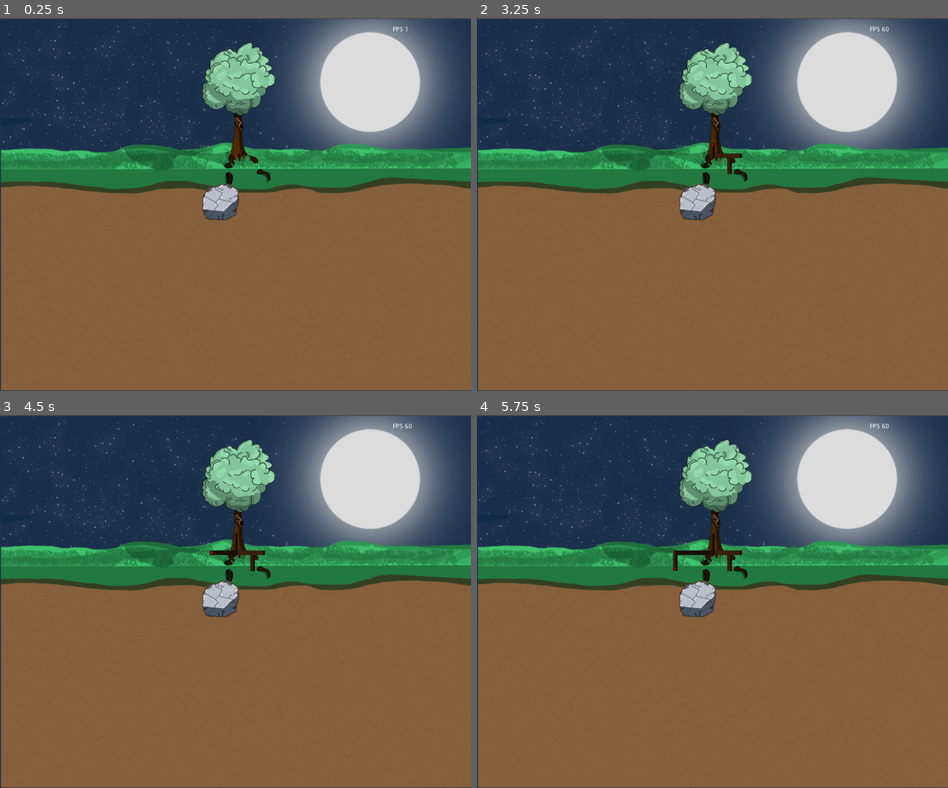
Above: before the commit, frames 1-4 (two rows, left to right).
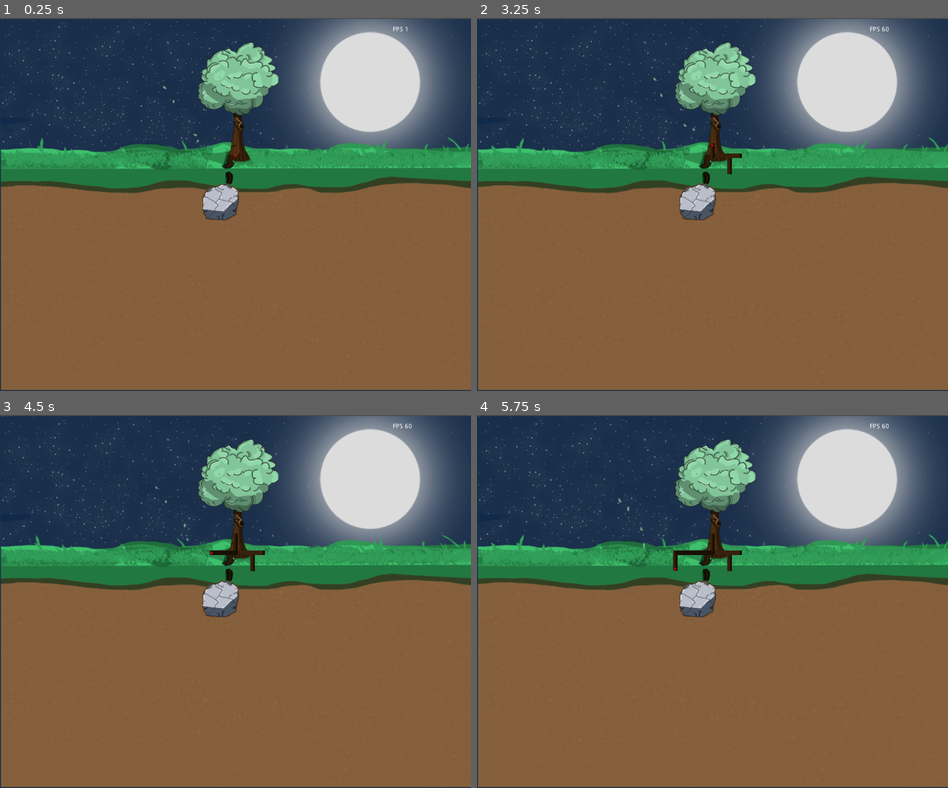
Above: after the commit, the same moments.

Repository: GunesUstunalp/GGJ2023Game
Game: Godot game, scene res://MainScene.tscn
Same seed, same stepped clock (60 frames per second), same inputs: the game is played once before the commit and once after it.
Inputs:
- Up to frame 1 (0.25 s): no input
- Up to frame 2 (3.25 s): tap Enter at 0.5 s; hold D (move_right) 0.53-1.28 s; hold S (move_down) 1.28-2.03 s; tap R (respawn) at 2, 2.75 s; hold D (move_right) 2.03-2.78 s; hold W (move_up) from 2.78 s (still down)
- Up to frame 3 (4.5 s): tap R (respawn) at 3.5 s; release W (move_up) at 3.53 s; hold A (move_left) from 3.53 s (still down)
- Up to frame 4 (5.75 s): release A (move_left) at 5.03 s; hold S (move_down) from 5.03 s (still down)

The runs differ from the first frame. In frame 1, 2.9% of the frame differs, in the area x 0-100%, y 6-100%; in frame 2, 2.9%; in frame 3, 2.8%; in frame 4, 2.9%.

Commit message:
new animated sprites added
-Grass
-Backgrass
-Leafs
-Falling Tree

Diff:
--- a/MainScene.tscn
+++ b/MainScene.tscn
@@ -6,6 +6,105 @@
 [ext_resource path="res://Resources/sky.png" type="Texture" id=4]
 [ext_resource path="res://FPSCounter.gd" type="Script" id=5]
 [ext_resource path="res://RockSpawner.gd" type="Script" id=6]
+[ext_resource path="res://Resources/grass/Layer 12.png" type="Texture" id=7]
+[ext_resource path="res://Resources/grass/Layer 10.png" type="Texture" id=8]
+[ext_resource path="res://Resources/grass/Layer 11.png" type="Texture" id=9]
+[ext_resource path="res://Resources/grass/Layer 13.png" type="Texture" id=10]
+[ext_resource path="res://Resources/grass/Layer 9.png" type="Texture" id=11]
+[ext_resource path="res://Resources/grass/Layer 8.png" type="Texture" id=12]
+[ext_resource path="res://Resources/grass/Layer 7.png" type="Texture" id=13]
+[ext_resource path="res://Resources/grass/Layer 5.png" type="Texture" id=14]
+[ext_resource path="res://Resources/grass/Layer 6.png" type="Texture" id=15]
+[ext_resource path="res://Resources/grass/Layer 4.png" type="Texture" id=16]
+[ext_resource path="res://Resources/grass/Layer 1.png" type="Texture" id=17]
+[ext_resource path="res://Resources/grass/Layer 3.png" type="Texture" id=18]
+[ext_resource path="res://Resources/leaf/12.png" type="Texture" id=19]
+[ext_resource path="res://Resources/leaf/23.png" type="Texture" id=20]
+[ext_resource path="res://Resources/leaf/24.png" type="Texture" id=21]
+[ext_resource path="res://Resources/leaf/8.png" type="Texture" id=22]
+[ext_resource path="res://Resources/leaf/10.png" type="Texture" id=23]
+[ext_resource path="res://Resources/leaf/11.png" type="Texture" id=24]
+[ext_resource path="res://Resources/leaf/7.png" type="Texture" id=25]
+[ext_resource path="res://Resources/leaf/13.png" type="Texture" id=26]
+[ext_resource path="res://Resources/leaf/15.png" type="Texture" id=27]
+[ext_resource path="res://Resources/leaf/17.png" type="Texture" id=28]
+[ext_resource path="res://Resources/leaf/18.png" type="Texture" id=29]
+[ext_resource path="res://Resources/leaf/19.png" type="Texture" id=30]
+[ext_resource path="res://Resources/leaf/20.png" type="Texture" id=31]
+[ext_resource path="res://Resources/leaf/21.png" type="Texture" id=32]
+[ext_resource path="res://Resources/leaf/22.png" type="Texture" id=33]
+[ext_resource path="res://Resources/leaf/25.png" type="Texture" id=34]
+[ext_resource path="res://Resources/leaf/16.png" type="Texture" id=35]
+[ext_resource path="res://Resources/leaf/9.png" type="Texture" id=36]
+[ext_resource path="res://Resources/leaf/14.png" type="Texture" id=37]
+[ext_resource path="res://Resources/backgrass/Layer 7.png" type="Texture" id=38]
+[ext_resource path="res://Resources/backgrass/Layer 6.png" type="Texture" id=39]
+[ext_resource path="res://Resources/fallingtree/8.png" type="Texture" id=40]
+[ext_resource path="res://Resources/backgrass/Layer 5.png" type="Texture" id=41]
+[ext_resource path="res://Resources/fallingtree/2.png" type="Texture" id=42]
+[ext_resource path="res://Resources/fallingtree/12.png" type="Texture" id=43]
+[ext_resource path="res://Resources/fallingtree/5.png" type="Texture" id=44]
+[ext_resource path="res://Resources/fallingtree/6.png" type="Texture" id=45]
+[ext_resource path="res://Resources/fallingtree/7.png" type="Texture" id=46]
+[ext_resource path="res://Resources/fallingtree/15.png" type="Texture" id=47]
+[ext_resource path="res://Resources/fallingtree/16.png" type="Texture" id=48]
+[ext_resource path="res://Resources/fallingtree/17.png" type="Texture" id=49]
+[ext_resource path="res://Resources/fallingtree/18.png" type="Texture" id=50]
+[ext_resource path="res://Resources/fallingtree/19.png" type="Texture" id=51]
+[ext_resource path="res://Resources/fallingtree/20.png" type="Texture" id=52]
+[ext_resource path="res://Resources/fallingtree/21.png" type="Texture" id=53]
+[ext_resource path="res://Resources/fallingtree/10.png" type="Texture" id=54]
+[ext_resource path="res://Resources/fallingtree/11.png" type="Texture" id=55]
+[ext_resource path="res://Resources/fallingtree/13.png" type="Texture" id=56]
+[ext_resource path="res://Resources/fallingtree/14.png" type="Texture" id=57]
+[ext_resource path="res://Resources/fallingtree/9.png" type="Texture" id=58]
+[ext_resource path="res://Resources/fallingtree/3.png" type="Texture" id=59]
+[ext_resource path="res://Resources/fallingtree/4.png" type="Texture" id=60]
+[ext_resource path="res://Resources/fallingtree/1.png" type="Texture" id=61]
+[ext_resource path="res://Resources/fallingtree/22.png" type="Texture" id=62]
+[ext_resource path="res://Resources/fallingtree/23.png" type="Texture" id=63]
+[ext_resource path="res://Resources/fallingtree/24.png" type="Texture" id=64]
+[ext_resource path="res://Resources/fallingtree/25.png" type="Texture" id=65]
+[ext_resource path="res://Resources/backgrass/Layer 9.png" type="Texture" id=66]
+[ext_resource path="res://Resources/backgrass/Layer 8.png" type="Texture" id=67]
+[ext_resource path="res://Resources/backgrass/Layer 10.png" type="Texture" id=68]
+[ext_resource path="res://Resources/backgrass/Layer 11.png" type="Texture" id=69]
+[ext_resource path="res://Resources/backgrass/Layer 12.png" type="Texture" id=70]
+[ext_resource path="res://Resources/backgrass/Layer 13.png" type="Texture" id=71]
+[ext_resource path="res://Resources/backgrass/Layer 14.png" type="Texture" id=72]
+[ext_resource path="res://Resources/backgrass/Layer 15.png" type="Texture" id=73]
+
+[sub_resource type="SpriteFrames" id=3]
+animations = [ {
+"frames": [ ExtResource( 41 ), ExtResource( 39 ), ExtResource( 38 ), ExtResource( 67 ), ExtResource( 66 ), ExtResource( 68 ), ExtResource( 69 ), ExtResource( 70 ), ExtResource( 71 ), ExtResource( 72 ), ExtResource( 73 ) ],
+"loop": true,
+"name": "default",
+"speed": 5.0
+} ]
+
+[sub_resource type="SpriteFrames" id=1]
+animations = [ {
+"frames": [ ExtResource( 17 ), ExtResource( 18 ), ExtResource( 16 ), ExtResource( 14 ), ExtResource( 15 ), ExtResource( 13 ), ExtResource( 12 ), ExtResource( 11 ), ExtResource( 8 ), ExtResource( 9 ), ExtResource( 7 ), ExtResource( 10 ) ],
+"loop": true,
+"name": "default",
+"speed": 5.0
+} ]
+
+[sub_resource type="SpriteFrames" id=4]
+animations = [ {
+"frames": [ ExtResource( 61 ), ExtResource( 42 ), ExtResource( 59 ), ExtResource( 60 ), ExtResource( 44 ), ExtResource( 45 ), ExtResource( 46 ), ExtResource( 40 ), ExtResource( 58 ), ExtResource( 54 ), ExtResource( 55 ), ExtResource( 43 ), ExtResource( 56 ), ExtResource( 57 ), ExtResource( 47 ), ExtResource( 48 ), ExtResource( 49 ), ExtResource( 50 ), ExtResource( 51 ), ExtResource( 52 ), ExtResource( 53 ), ExtResource( 62 ), ExtResource( 63 ), ExtResource( 64 ), ExtResource( 65 ) ],
+"loop": true,
+"name": "default",
+"speed": 5.0
+} ]
+
+[sub_resource type="SpriteFrames" id=2]
+animations = [ {
+"frames": [ ExtResource( 25 ), ExtResource( 22 ), ExtResource( 36 ), ExtResource( 23 ), ExtResource( 24 ), ExtResource( 19 ), ExtResource( 26 ), ExtResource( 37 ), ExtResource( 27 ), ExtResource( 35 ), ExtResource( 28 ), ExtResource( 29 ), ExtResource( 30 ), ExtResource( 31 ), ExtResource( 32 ), ExtResource( 33 ), ExtResource( 20 ), ExtResource( 21 ), ExtResource( 34 ) ],
+"loop": true,
+"name": "default",
+"speed": 5.0
+} ]
 
 [node name="MainScene" type="Node2D"]
 script = ExtResource( 6 )
@@ -15,12 +114,41 @@
 texture = ExtResource( 4 )
 
 [node name="Toprak" type="Sprite" parent="."]
-position = Vector2( 514, 513 )
+position = Vector2( 514, 512 )
 texture = ExtResource( 2 )
 
+[node name="Backgrass" type="AnimatedSprite" parent="."]
+position = Vector2( 523, 304 )
+scale = Vector2( 0.948002, 0.634328 )
+frames = SubResource( 3 )
+frame = 4
+playing = true
+
+[node name="Grass" type="AnimatedSprite" parent="."]
+position = Vector2( 530, 291 )
+scale = Vector2( 1.01546, 0.957143 )
+frames = SubResource( 1 )
+frame = 7
+playing = true
+
 [node name="Treee" type="Sprite" parent="."]
-position = Vector2( 519, 206 )
+visible = false
+position = Vector2( 530, 210 )
 texture = ExtResource( 1 )
+
+[node name="FallingTree" type="AnimatedSprite" parent="."]
+position = Vector2( 422, 209 )
+scale = Vector2( 0.734194, 0.663214 )
+frames = SubResource( 4 )
+frame = 1
+speed_scale = 2.0
+
+[node name="Leafs" type="AnimatedSprite" parent="."]
+position = Vector2( 448, 176 )
+rotation = 1.09023
+frames = SubResource( 2 )
+frame = 7
+playing = true
 
 [node name="FPSCounter" type="Label" parent="."]
 margin_left = 854.0
@@ -29,9 +157,9 @@
 margin_bottom = 59.0
 script = ExtResource( 5 )
 
+[node name="Rocks" type="Node2D" parent="."]
+
 [node name="Roots" type="Node2D" parent="."]
-
-[node name="Rocks" type="Node2D" parent="."]
 
 [node name="AnimatedRocks" type="Node2D" parent="."]
 
Not shown: 1 places in MainScene.tscn that only renumber resources
